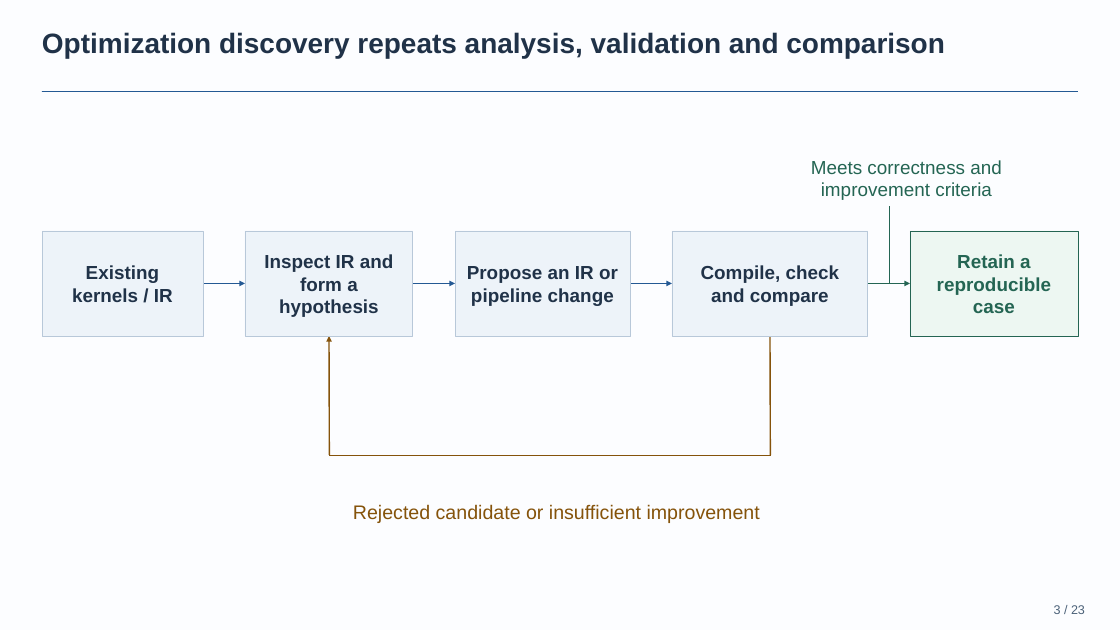
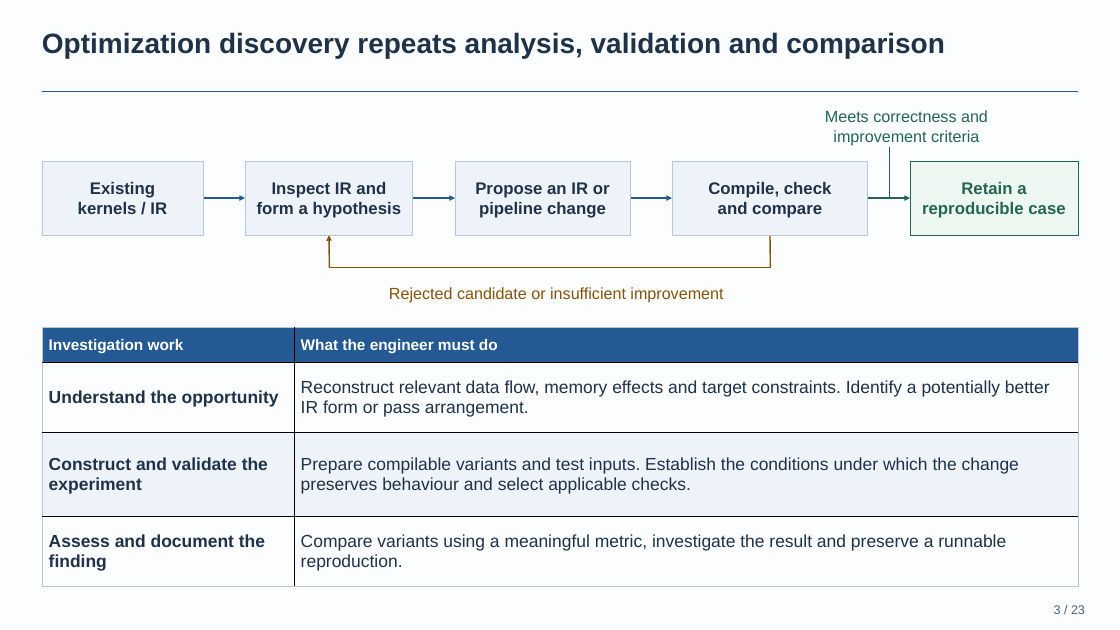
Before and after one commit to BonZirka/ascend-npu-optimization-research, a slide deck: slide 3 of output/ascend-optimization-pitch/ascend-optimization-technical.pptx. Drawn at 1120x630 pixels with LibreOffice and Linux fonts; fonts in the diff are those of the drawing. Boxes give left, top, right and bottom in pixels: in the first picture for what was removed or moved away, otherwise in the second. Text is boxed around its words. In the diff, an @@ line names an element or a change of style, - is before the commit and + after.

Commit message:
Explain human investigation work in slide three table

```diff
--- a/output/ascend-optimization-pitch/ascend-optimization-technical.pptx
+++ b/output/ascend-optimization-pitch/ascend-optimization-technical.pptx
@@ text "Meets correctness and" moved from (x1=811, y1=160, x2=1002, y2=200) to (x1=825, y1=110, x2=988, y2=146) @@
@@ text "Meets correctness and" at (x1=825, y1=110, x2=988, y2=146): size 20.2 to 17.2 pt @@
@@ line moved from (889, 206) - (889, 283) to (889, 147) - (889, 198) @@
@@ size 20.2 to 18 pt in 5 elements at (x1=672, y1=161, x2=868, y2=235), (x1=455, y1=161, x2=630, y2=235), (x1=245, y1=161, x2=413, y2=235), (x1=910, y1=161, x2=1078, y2=235), (x1=42, y1=161, x2=203, y2=235) @@
@@ rectangle "Existing" resized from (x1=42, y1=231, x2=203, y2=336) to (x1=42, y1=161, x2=203, y2=235) @@
@@ rectangle "Inspect IR and" resized from (x1=245, y1=231, x2=413, y2=336) to (x1=245, y1=161, x2=413, y2=235) @@
@@ rectangle "Propose an IR or" resized from (x1=455, y1=231, x2=630, y2=336) to (x1=455, y1=161, x2=630, y2=235) @@
@@ rectangle "Compile, check" resized from (x1=672, y1=231, x2=868, y2=336) to (x1=672, y1=161, x2=868, y2=235) @@
@@ rectangle "Retain a" resized from (x1=910, y1=231, x2=1078, y2=336) to (x1=910, y1=161, x2=1078, y2=235) @@
@@ 4 arrows moved together from (x1=203, y1=284, x2=910, y2=284) to (x1=203, y1=198, x2=910, y2=198) @@
@@ arrow added from (329, 267) to (329, 235), #85530B 1.5 pt @@
@@ line added from (770, 235) to (770, 267), #85530B 1.5 pt @@
@@ line moved from (771, 456) - (329, 456) to (771, 267) - (329, 267) @@
@@ text "Rejected candidate or insufficient improvement" moved from (x1=353, y1=504, x2=760, y2=523) to (x1=389, y1=287, x2=723, y2=302) @@
@@ text "Rejected candidate or insufficient improvement" at (x1=389, y1=287, x2=723, y2=302): size 21 to 17.2 pt @@
@@ table added at (x1=42, y1=328, x2=1078, y2=587), 4 rows, 2 columns @@
+Investigation work | What the engineer must do
+Understand the opportunity | Reconstruct relevant data flow, memory effects and target constraints. Identify a potentially better IR form or pass arrangement.
+Construct and validate the experiment | Prepare compilable variants and test inputs. Establish the conditions under which the change preserves behaviour and select applicable checks.
+Assess and document the finding | Compare variants using a meaningful metric, investigate the result and preserve a runnable reproduction.
@@ arrow removed from (329, 455) to (329, 336) @@
@@ line removed from (770, 336) to (770, 455) @@
```
Also in this commit, not shown: 4 other files.
